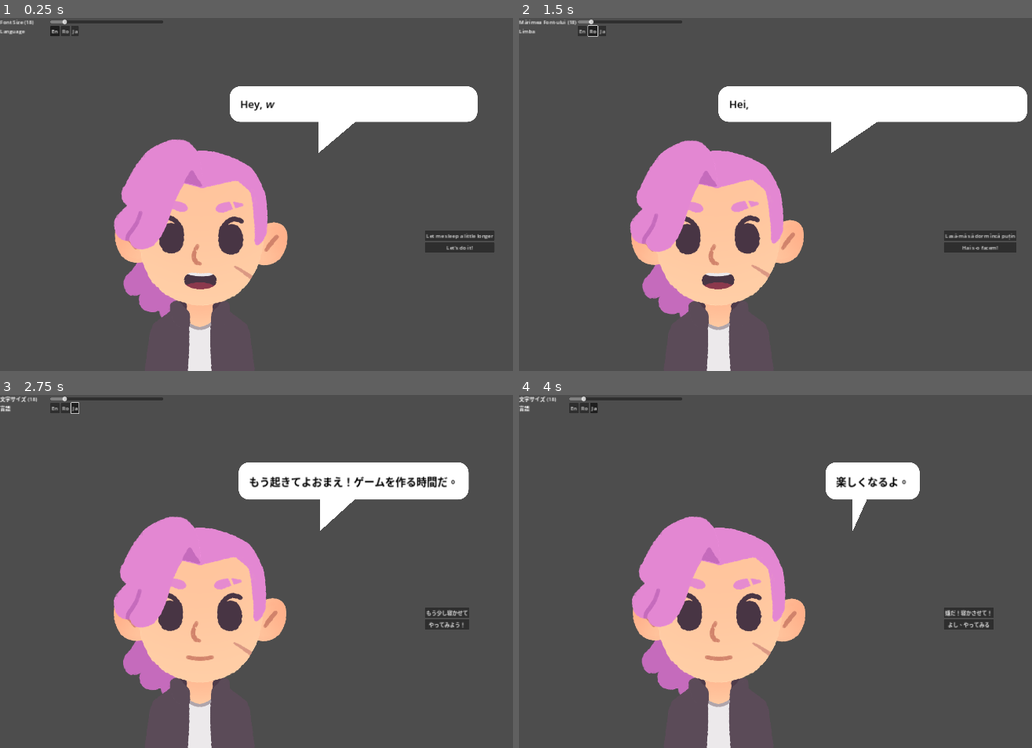
Above: before the commit, frames 1-4 (two rows, left to right).
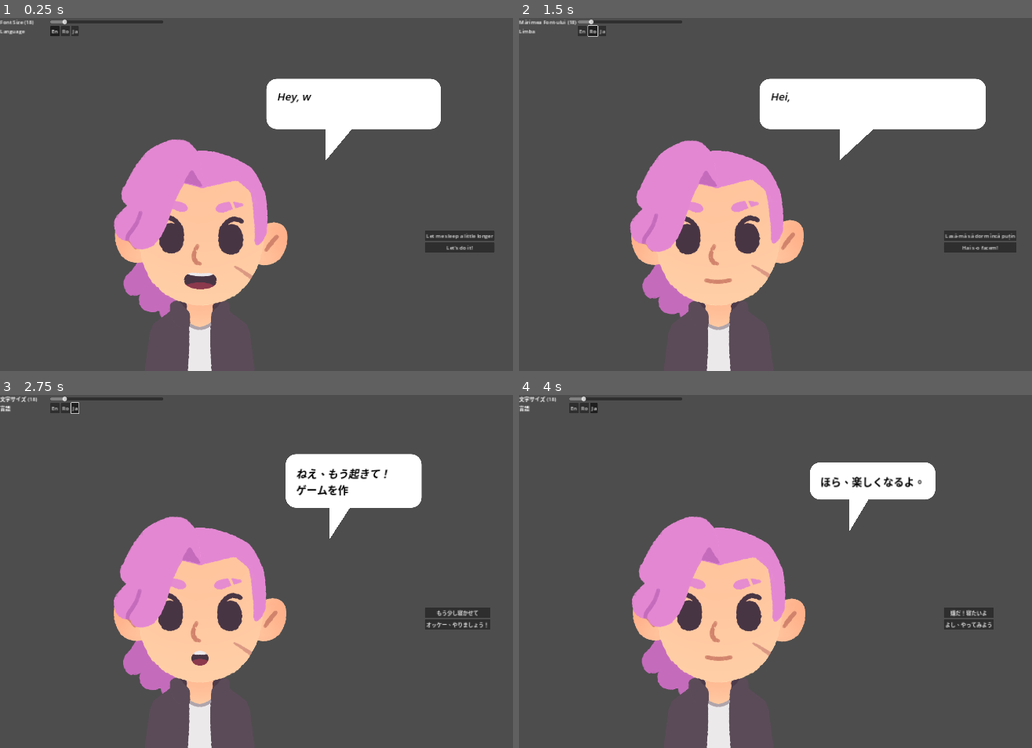
Above: after the commit, the same moments.

Repository: gdquest-demos/godot-4-new-features
Game: Godot game, scene res://dialog_tree/dialogue_tree_ui.tscn
Two runs of this game, one before a commit and one after it. Both use one fixed random seed, a clock stepped at 60 frames per second and the inputs below. The project has no main scene, so this scene is started directly.
Inputs (mouse positions are in pixels of both pictures, inside the frame that each line leads up to):
- Up to frame 1 (0.25 s): no input
- Up to frame 2 (1.5 s): click "En" at 0.5 s; click "Ro" at 1.25 s
- Up to frame 3 (2.75 s): click "Ja" at 2 s
- Up to frame 4 (4 s): tap Enter at 2.75, 2.85 s; move the mouse to (970, 553) at 2.77 s; hold D (move_right) 2.78-3.5 s; click (970, 553) at 2.92 s; click "もう少し寝かせて" at 3.5 s

The runs differ from the first frame. In frame 1, 3.0% of the frame differs, in the area x 44-94%, y 17-41%; in frame 2, 3.9%; in frame 3, 4.4%, in the area x 36-96%, y 16-77%; in frame 4, 1.3%.

Commit message:
review japanese

Diff:
--- a/dialog_tree/dialogue_tree_ui.gd
+++ b/dialog_tree/dialogue_tree_ui.gd
@@ -19,24 +19,24 @@
 	{
 		"expression": "neutral",
 		"en": {
-			"text": "Hey, [i]wake up![/i] It's time to make video games.",
+			"text": "[i]Hey, wake up![/i]\nIt's time to make video games.",
 			"buttons": {
 				"Let me sleep a little longer": 2,
 				"Let's do it!": 1,
 			},
 		},
 		"ro": {
-			"text": "Hei, [i]trezește-te![/i] A venit timpul pentru a face jocuri video.",
+			"text": "[i]Hei, trezește-te![/i]\nA venit timpul pentru a face jocuri video.",
 			"buttons": {
 				"Lasă-mă să dorm încă puțin": 2,
 				"Hai s-o facem!": 1,
 			},
 		},
 		"ja": {
-			"text": "もう起きてよおまえ！ゲームを作る時間だ。",
+			"text": "[i]ねえ、もう起きて！[/i]\nゲームを作る時間だよ。",
 			"buttons": {
 				"もう少し寝かせて": 2,
-				"やってみよう！": 1,
+				"オッケー、やりましょう！": 1,
 			},
 		},
 	},
@@ -59,8 +59,8 @@
 		"ja": {
 			"text": "よし！最初のタスクは対話システムを開発する。",
 			"buttons": {
-				"できるかなけど頑張るぞ": 2,
-				"いいえ、寝かせてよ": 1,
+				"できるかどうかわからないけど頑張るよ": 3,
+				"やっぱりもうちょっと寝たいよ": 2,
 			},
 		},
 	},
@@ -81,25 +81,25 @@
 			}
 		},
 		"ja": {
-			"text": "楽しくなるよ。",
+			"text": "ほら、楽しくなるよ。",
 			"buttons": {
-				"嫌だ！寝かさせて！": 2,
-				"よし、やってみる": 1,
+				"嫌だ！寝たいよ": 0,
+				"よし、やってみよう": 3,
 			},
 		},
 	},
 	{
 		"expression": "happy",
 		"en": {
-			"text": "That's the spirit! You can do it!\n[wave][b]YOU WIN[/b][/wave]",
+			"text": "That's the spirit! [wave]You can do it![/wave]",
 			"buttons": {"Quit": -1},
 		},
 		"ro": {
-			"text": "Ăsta-i spiritul! Hai că poți!\n[wave][b]AI CÂȘTIGAT[/b][/wave]",
+			"text": "Ăsta-i spiritul! [wave]Hai că poți![/wave]",
 			"buttons": {"Ieși": -1}
 		},
 		"ja": {
-			"text": "それは精神だ！君ならできるよ！\n[wave][b]勝[/b][/wave]",
+			"text": "その意気だ！[wave]君ならできるよ！[/wave]",
 			"buttons": {"終了": -1,},
 		},
 	},
